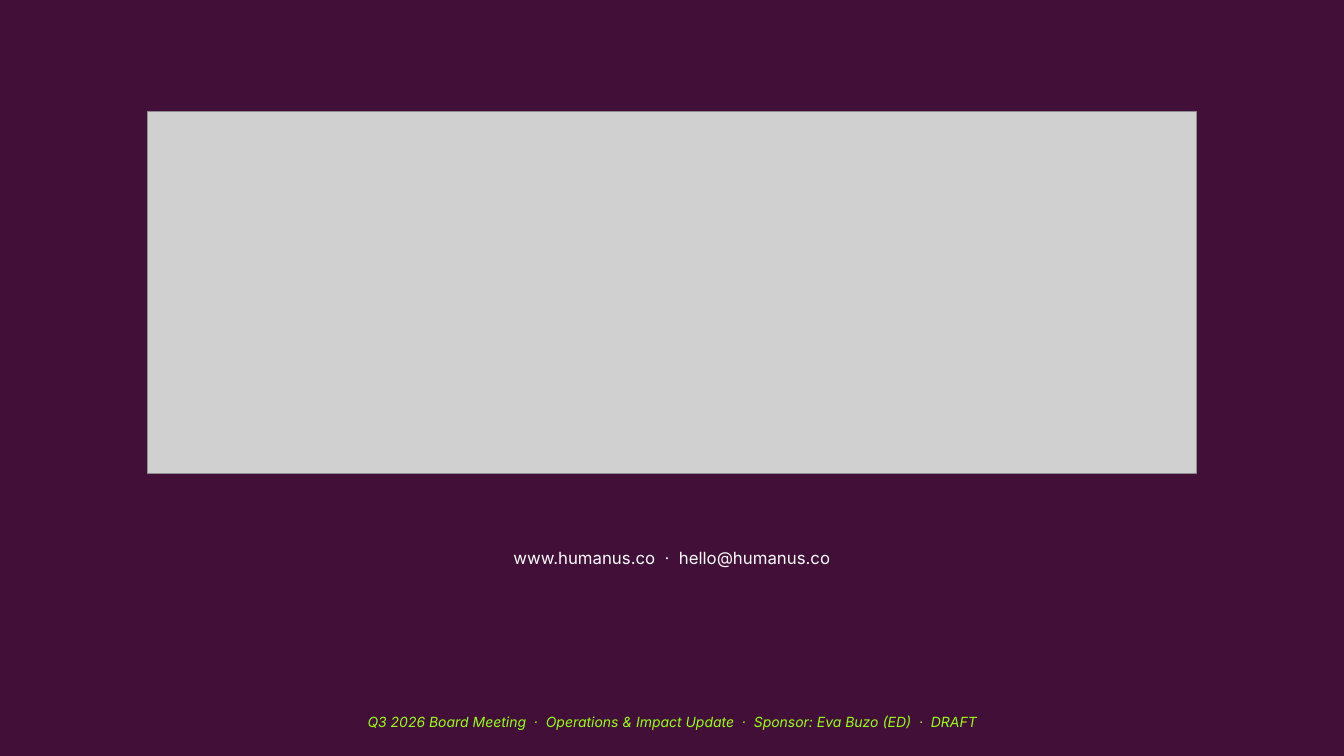
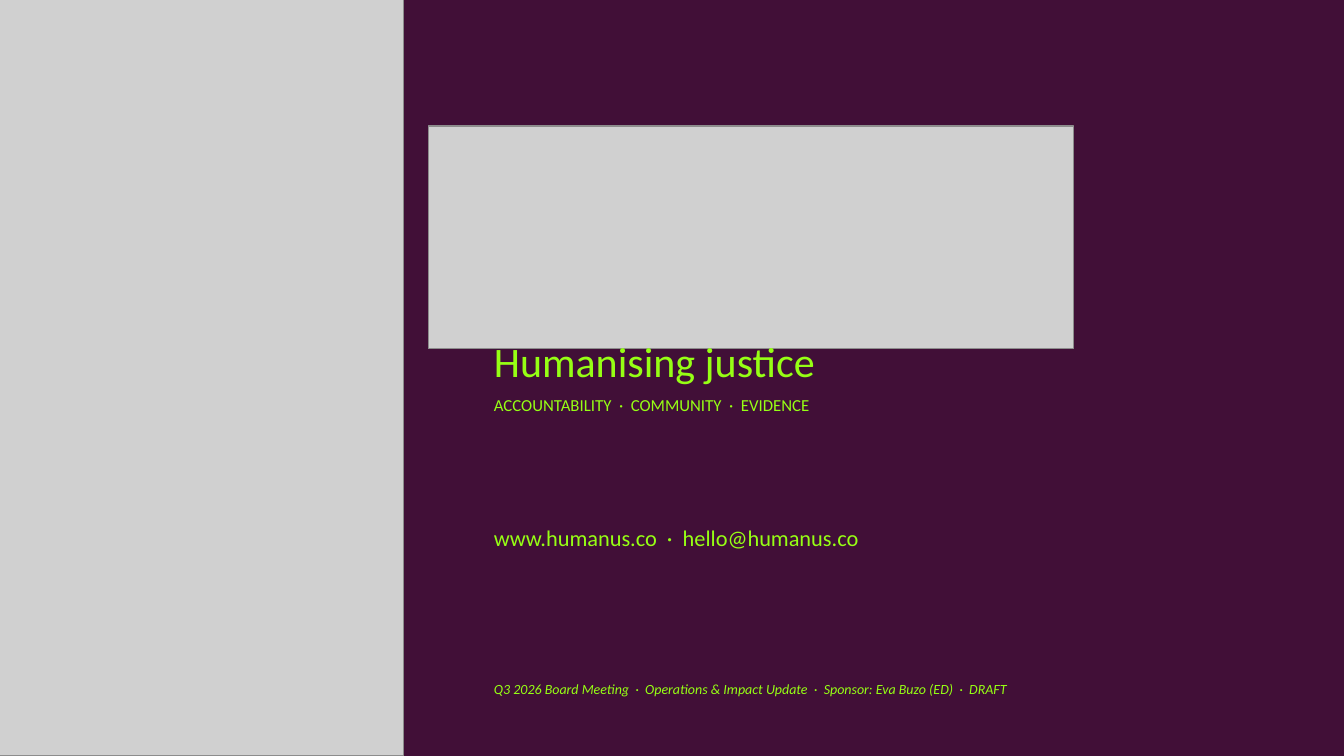
Before and after one commit to evafrances04/humanusGovernance, a slide deck: slide 10 of 2026/Q3/ED-Operations-Impact-Q3-2026-DRAFT.pptx (slide 11 before the commit). Drawn at 1344x756 pixels with LibreOffice and Linux fonts; fonts in the diff are those of the drawing; grey boxes stand for pictures. Boxes give left, top, right and bottom in pixels: in the first picture for what was removed or moved away, otherwise in the second. Text is boxed around its words. In the diff, an @@ line names an element or a change of style, - is before the commit and + after.

```diff
--- a/2026/Q3/ED-Operations-Impact-Q3-2026-DRAFT.pptx
+++ b/2026/Q3/ED-Operations-Impact-Q3-2026-DRAFT.pptx
@@ background #FFFFFF to #410F37 @@
@@ rectangle removed at (x1=0, y1=0, x2=1344, y2=756) @@
@@ picture added at (x1=0, y1=0, x2=403, y2=756) @@
@@ picture resized from (x1=148, y1=112, x2=1197, y2=474) to (x1=429, y1=126, x2=1074, y2=349) @@
@@ text added at (x1=494, y1=342, x2=815, y2=411), 12 pt, text #96FF14 @@
+Humanising justice
+ACCOUNTABILITY · COMMUNITY · EVIDENCE
@@ text "www.humanus.co · hello@humanus.co" moved from (x1=513, y1=551, x2=830, y2=568) to (x1=494, y1=530, x2=859, y2=549) @@
@@ text "www.humanus.co · hello@humanus.co" at (x1=494, y1=530, x2=859, y2=549): size 12 to 16 pt, font Inter to Calibri, text colour #FFFFFF to #96FF14; alignment centre to left; line spacing 1.15 to 1 @@
@@ text "Q3 2026 Board Meeting · ..." moved from (x1=368, y1=715, x2=977, y2=730) to (x1=494, y1=684, x2=1006, y2=697) @@
@@ text "Q3 2026 Board Meeting · ..." at (x1=494, y1=684, x2=1006, y2=697): font Inter to Calibri; alignment centre to left; line spacing 1.15 to 1 @@
```
Also in this commit, not shown: 9 other slides changed, 1 slide removed, 2 other files.
